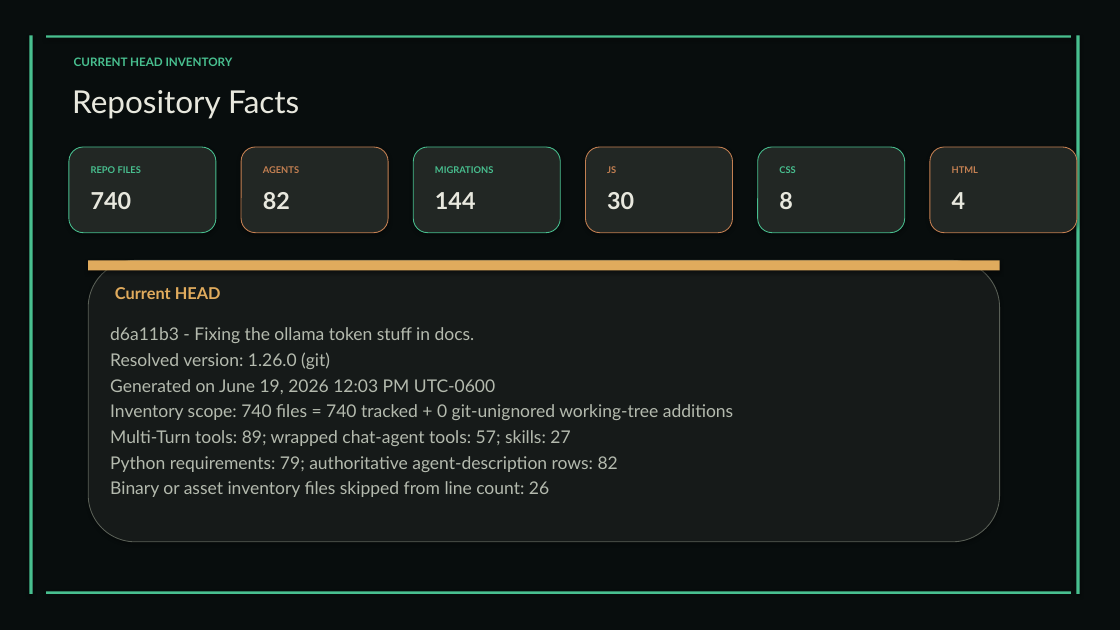
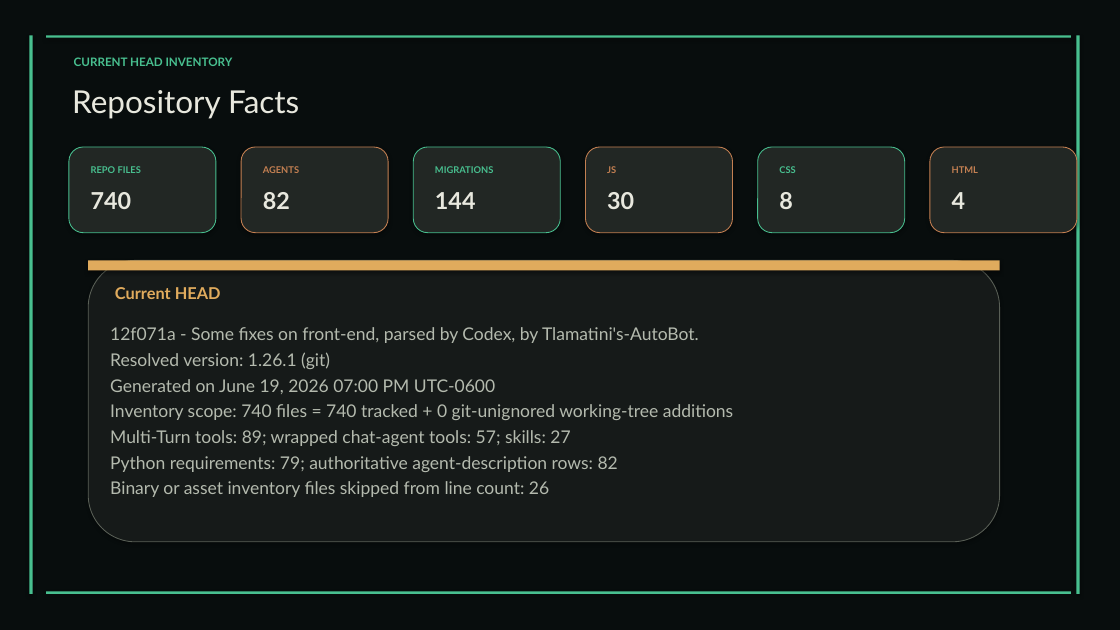
Before and after one commit to XAIHT/Tlamatini, a slide deck: slide 67 of Tlamatini_eXtended_Artificial_Intelligence_Humanly_Tempered.pptx (slide 66 before the commit). Drawn at 1120x630 pixels with LibreOffice and Linux fonts; fonts in the diff are those of the drawing. Boxes give left, top, right and bottom in pixels: in the first picture for what was removed or moved away, otherwise in the second. Text is boxed around its words. In the diff, an @@ line names an element or a change of style, - is before the commit and + after.

```diff
--- a/Tlamatini_eXtended_Artificial_Intelligence_Humanly_Tempered.pptx
+++ b/Tlamatini_eXtended_Artificial_Intelligence_Humanly_Tempered.pptx
@@ text at (110, 327, 699, 394): text changed @@
-d6a11b3 - Fixing the ollama token stuff in docs.
-Resolved version: 1.26.0 (git)
-Generated on June 19, 2026 12:03 PM UTC-0600
+12f071a - Some fixes on front-end, parsed by Codex, by Tlamatini's-AutoBot.
+Resolved version: 1.26.1 (git)
+Generated on June 19, 2026 07:00 PM UTC-0600
```
Also in this commit, not shown: 10 other slides changed, 2 slides added, 2 other files.
